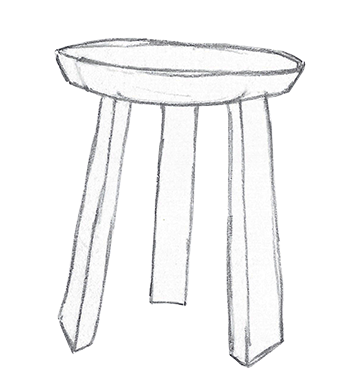
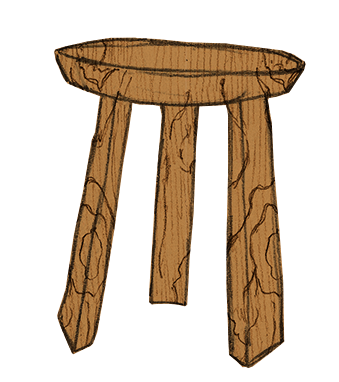
Layer changes from the first 339px x 382px image to the second:
added layer "Layer 1 copy" (multiply) above "Calque 1 copy" over [54, 37, 306, 368]
added layer "Calque 1 copy" (multiply, 75%) above "Calque 1" over [54, 37, 306, 368]
